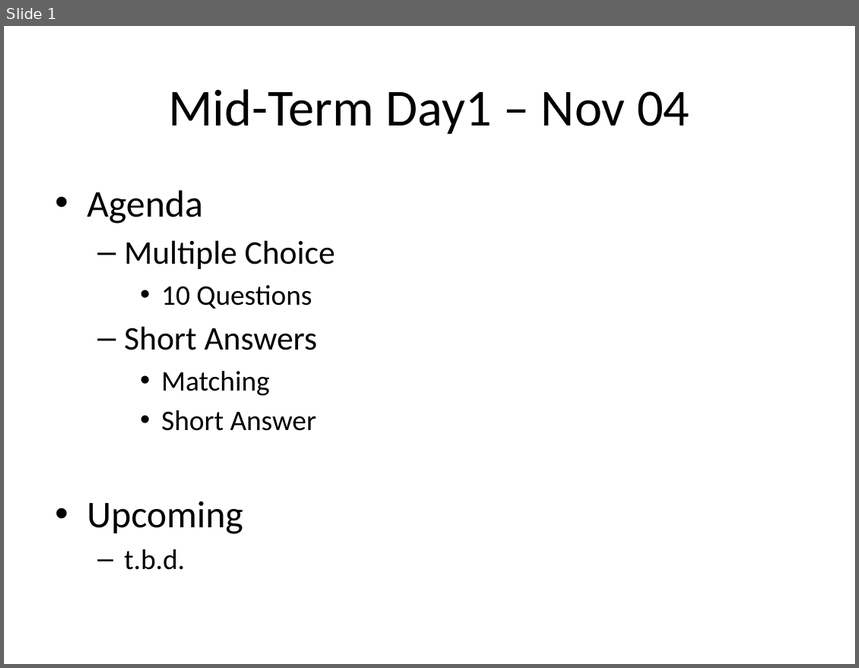
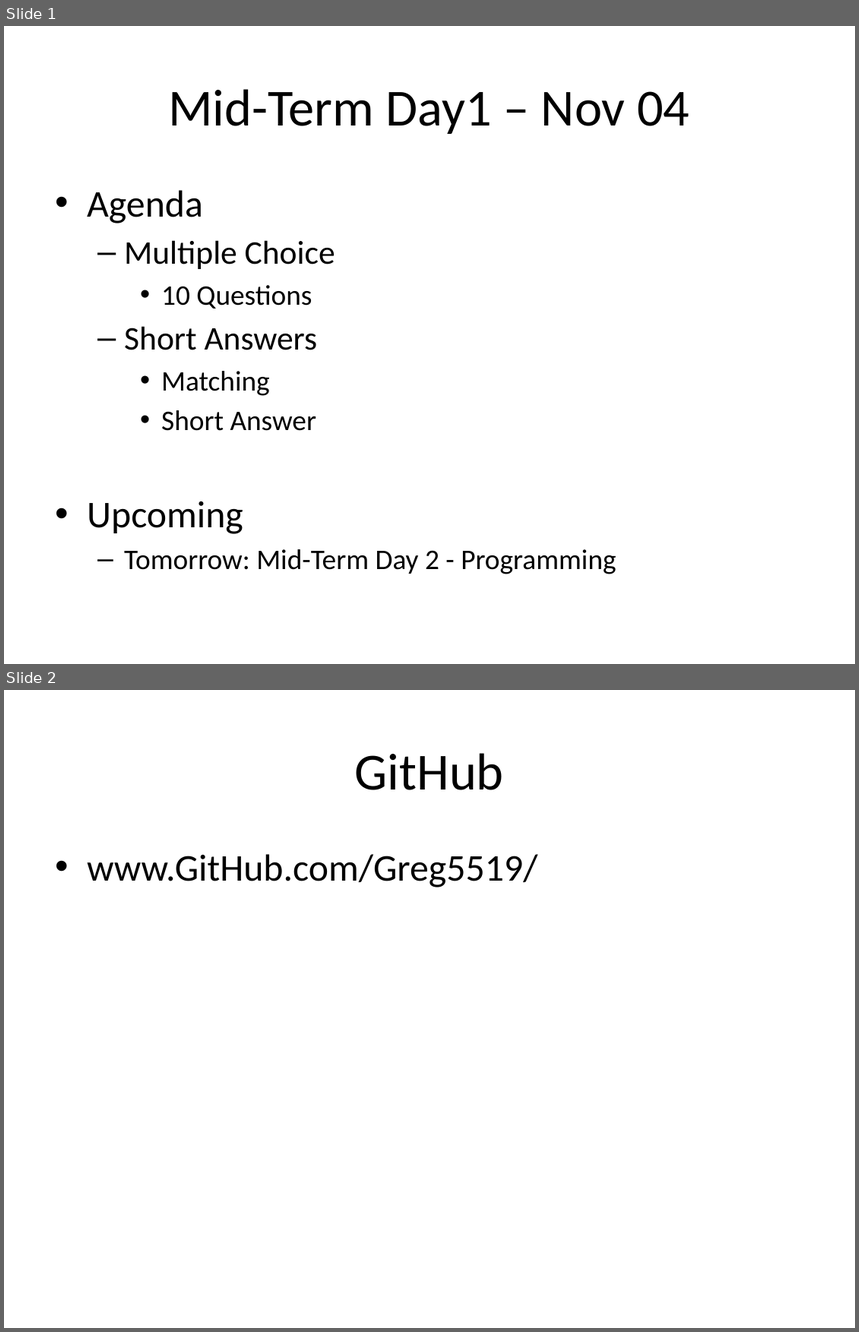
Before and after one commit to Greg5519/ICS2O0, a slide deck: Daily Agendas/Day10.1_MidTermDay1.pptx. Shown one above the other, each under a label of ours: slide 1 before the commit, slides 1 and 2 after it. The pictures are 859x668 and 859x1332 pixels, drawn with LibreOffice and Linux fonts; fonts in the diff are those of the drawing. Boxes give left, top, right and bottom in pixels: in the first picture for what was removed or moved away, otherwise in the second. Text is boxed around its words. In the diff, an @@ line names an element or a change of style, - is before the commit and + after.

```diff
--- a/Daily Agendas/Day10.1_MidTermDay1.pptx
+++ b/Daily Agendas/Day10.1_MidTermDay1.pptx
@@ slide 2 added at bbox=[4, 690, 855, 1328], background #FFFFFF @@
@@ title added at bbox=[355, 753, 504, 790], 44 pt, text #000000 @@
+GitHub
@@ text added at bbox=[87, 854, 538, 888], 32 pt, text #000000 @@
+• www.GitHub.com/Greg5519/
@@ slide 1 changed as well @@
@@ text at bbox=[124, 550, 616, 575]: text changed @@
-  – t.b.d.
+  – Tomorrow: Mid-Term Day 2 - Programming
```
Also in this commit, not shown: 1 other file.
